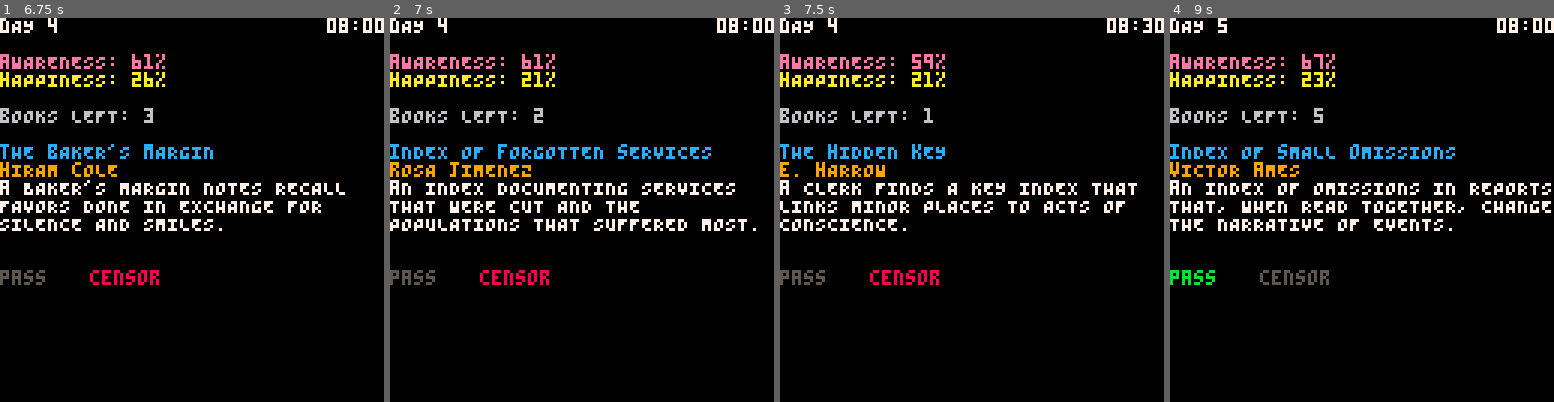
Above: before the commit, frames 1-4 (left to right).
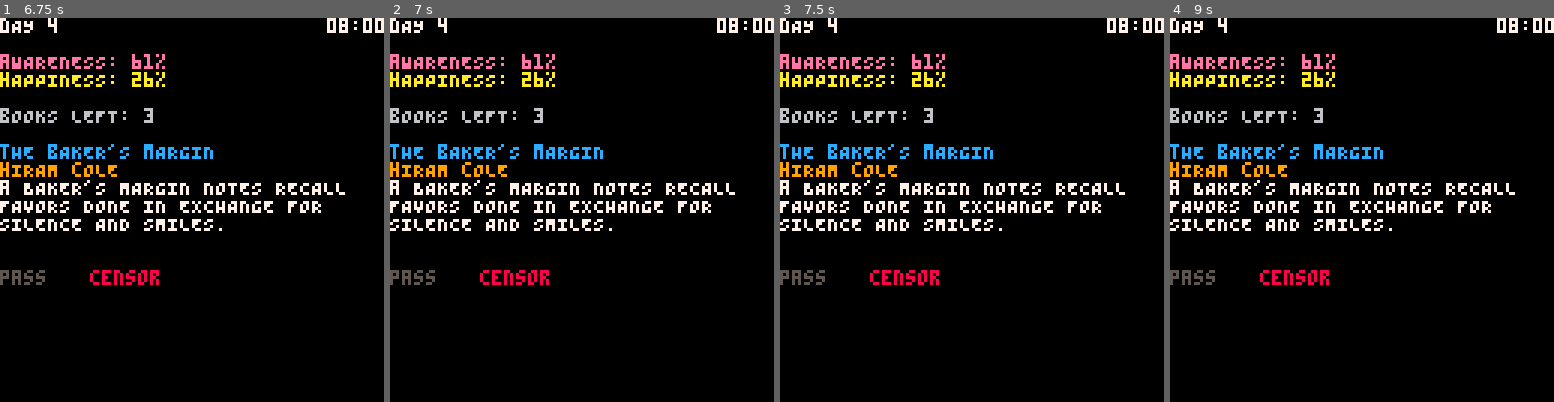
Above: after the commit, the same moments.

Repository: marco-vidali/dont_read_that_book
Game: PICO-8 cartridge dont_read_that_book.p8
Two runs of this game, one before a commit and one after it. Both use one fixed random seed, a clock stepped at 60 frames per second and the inputs below.
Inputs:
- Up to frame 1 (6.75 s): tap O (Z key) at 0.7, 1.7, 2.1, 2.5, 2.9, 3.3, 3.7, 4.1, 4.5, 4.9, 5.3, 5.7, 6.1, 6.5 s; hold Right 1.6-2.1 s; hold Right 2.47-3.03 s; hold Left 3.08-3.58 s; hold Right 4.02-4.68 s; hold Left 5.08-5.68 s; hold Right 6.08-6.58 s; hold Right from 6.63 s (still down)
- Up to frame 2 (7 s): keep holding Right; tap O (Z key) at 6.9 s
- Up to frame 3 (7.5 s): release Right at 7.13 s; tap O (Z key) at 7.3 s
- Up to frame 4 (9 s): hold Right 7.5-8.07 s; tap O (Z key) every 0.4 s from 7.7 to 8.9 s; hold Left 8.12-8.62 s

Frame 1 is identical in both runs. In frame 2, 4.5% of the frame differs, in the area x 0-96%, y 14-56%; in frame 3, 3.9%; in frame 4, 5.4%, in the area x 0-100%, y 0-70%.

Commit message:
Implement game over

Diff:
--- a/scripts/show_book.lua
+++ b/scripts/show_book.lua
@@ -93,6 +93,11 @@
             next_day()
         end
     end
+
+    -- game over
+    if awareness > 75 or happiness < 25 then
+        stop()
+    end
 end
 
 function next_day()
